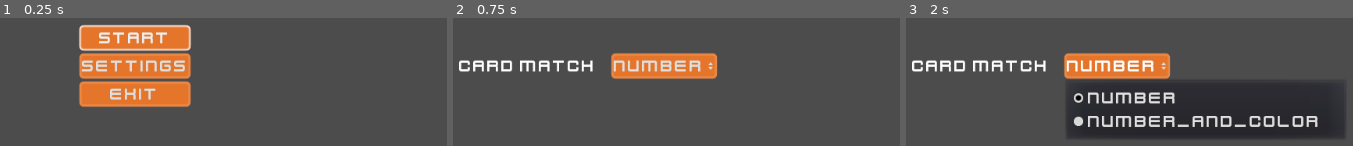
Above: before the commit, frames 1-3 (left to right).
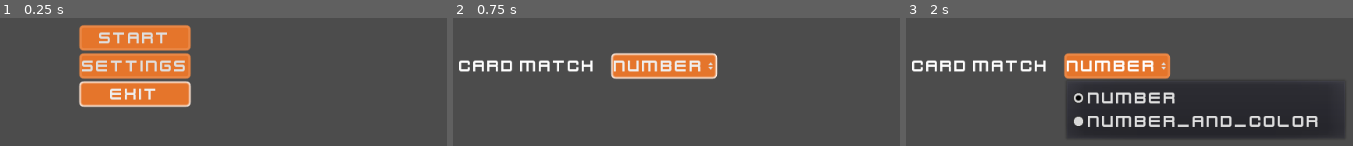
Above: after the commit, the same moments.

Repository: sakkaku-dev/memory-card
Game: Godot game, scene res://scenes/Game.tscn
Two runs of this game, one before a commit and one after it. Both use one fixed random seed, a clock stepped at 60 frames per second and the inputs below.
Inputs:
- Up to frame 1 (0.25 s): no input
- Up to frame 2 (0.75 s): click "Settings" at 0.5 s
- Up to frame 3 (2 s): click "NUMBER" at 1.25 s

The runs differ from the first frame. In frame 1, 1.9% of the frame differs, in the area x 17-43%, y 5-70%; in frame 2, 0.9%; in frame 3, nothing differs.

Commit message:
Add more sounds + fix initial focus sound (Close #4, #5)

Diff:
--- a/assets/poker-cards/PokerCard.gd
+++ b/assets/poker-cards/PokerCard.gd
@@ -13,6 +13,8 @@
 export var value: String setget set_value
 export var suit: String setget set_suit
 export var show_back = true setget set_show_back
+
+onready var turn_sound = $TurnSound
 
 func _ready():
 	update_card()
@@ -33,6 +35,8 @@
 func set_show_back(v: bool) -> void:
 	if show_back != v:
 		show_back = v
+		if not show_back:
+			turn_sound.play()
 		update_card()
 
 
--- a/assets/poker-cards/PokerCard.tscn
+++ b/assets/poker-cards/PokerCard.tscn
@@ -1,7 +1,8 @@
-[gd_scene load_steps=3 format=2]
+[gd_scene load_steps=4 format=2]
 
 [ext_resource path="res://assets/poker-cards/PokerCard.gd" type="Script" id=1]
 [ext_resource path="res://assets/poker-cards/card_back.png" type="Texture" id=2]
+[ext_resource path="res://assets/click1.wav" type="AudioStream" id=3]
 
 [node name="PokerCard" type="TextureButton"]
 texture_normal = ExtResource( 2 )
@@ -9,3 +10,6 @@
 __meta__ = {
 "_edit_use_anchors_": false
 }
+
+[node name="TurnSound" type="AudioStreamPlayer" parent="."]
+stream = ExtResource( 3 )
--- a/project.godot
+++ b/project.godot
@@ -82,6 +82,10 @@
 
 default_bus_layout=""
 
+[autoload]
+
+Global="*res://scripts/Global.gd"
+
 [editor_plugins]
 
 enabled=PoolStringArray(  )
--- a/scenes/Game.tscn
+++ b/scenes/Game.tscn
@@ -12,6 +12,7 @@
 [ext_resource path="res://scenes/CardMatchSelect.tscn" type="PackedScene" id=10]
 [ext_resource path="res://scripts/Settings.gd" type="Script" id=11]
 [ext_resource path="res://scenes/GameOver.gd" type="Script" id=12]
+[ext_resource path="res://assets/game_over.wav" type="AudioStream" id=13]
 
 [node name="Game" type="Node"]
 script = ExtResource( 2 )
@@ -49,6 +50,9 @@
 margin_right = 591.0
 margin_bottom = 313.0
 text = "Game Over"
+
+[node name="GameOverSound" type="AudioStreamPlayer" parent="MenuLayer/GameOver"]
+stream = ExtResource( 13 )
 
 [node name="MainMenu" type="MarginContainer" parent="MenuLayer"]
 visible = false
@@ -149,6 +153,7 @@
 margin_bottom = 600.0
 [connection signal="confirm" from="DialogLayer/DialogContainer/ExitConfirm" to="." method="exit_game"]
 [connection signal="back_to_menu" from="MenuLayer/GameOver" to="." method="_on_GameOver_back_to_menu"]
+[connection signal="visibility_changed" from="MenuLayer/GameOver" to="MenuLayer/GameOver" method="_on_GameOver_visibility_changed"]
 [connection signal="pressed" from="MenuLayer/MainMenu/CenterContainer/Menu/Start" to="." method="start_game"]
 [connection signal="pressed" from="MenuLayer/MainMenu/CenterContainer/Menu/Settings" to="MenuLayer/MainMenu/CenterContainer/SettingsMenu" method="show"]
 [connection signal="pressed" from="MenuLayer/MainMenu/CenterContainer/Menu/Exit" to="DialogLayer/DialogContainer/ExitConfirm" method="open"]
--- a/scenes/GameOver.gd
+++ b/scenes/GameOver.gd
@@ -2,6 +2,13 @@
 
 signal back_to_menu
 
+onready var sound = $GameOverSound
+
 func _gui_input(event):
 	if event.is_action("ui_accept"):
 		emit_signal("back_to_menu")
+
+
+func _on_GameOver_visibility_changed():
+	if visible:
+		sound.play()
--- a/scenes/MemoryCardGrid.gd
+++ b/scenes/MemoryCardGrid.gd
@@ -7,6 +7,7 @@
 
 onready var grid := $GridContainer
 onready var revealed_timer := $RevealedTimer
+onready var match_sound = $MatchSound
 
 var revealed_cards = []
 var card_matcher: CardMatcher
@@ -80,6 +81,7 @@
 
 func _on_RevealedTimer_timeout():
 	if card_matcher.match_cards(revealed_cards):
+		match_sound.play()
 		emit_signal("cards_matched")
 	else:
 		for c in revealed_cards:
--- a/scenes/MemoryCardGrid.tscn
+++ b/scenes/MemoryCardGrid.tscn
@@ -1,6 +1,7 @@
-[gd_scene load_steps=2 format=2]
+[gd_scene load_steps=3 format=2]
 
 [ext_resource path="res://scenes/MemoryCardGrid.gd" type="Script" id=1]
+[ext_resource path="res://assets/powerUp2.wav" type="AudioStream" id=2]
 
 [node name="MemoryCardGame" type="CenterContainer"]
 anchor_right = 1.0
@@ -20,4 +21,7 @@
 [node name="RevealedTimer" type="Timer" parent="."]
 wait_time = 0.5
 one_shot = true
+
+[node name="MatchSound" type="AudioStreamPlayer" parent="."]
+stream = ExtResource( 2 )
 [connection signal="timeout" from="RevealedTimer" to="." method="_on_RevealedTimer_timeout"]
--- a/scenes/ui/FocusTextureButton.gd
+++ b/scenes/ui/FocusTextureButton.gd
@@ -1,14 +1,24 @@
 extends TextureButton
 
 class_name FocusTextureButton
+
+var press_sound
 
 func _ready():
 	connect("focus_entered", self, "_on_focus")
 	connect("focus_exited", self, "_on_unfocus")
 	connect("mouse_entered", self, "grab_focus")
 
+	if has_node("PressSound"):
+		press_sound = get_node("PressSound")
+
 func _on_focus():
 	modulate = Color.gray
 
 func _on_unfocus():
 	modulate = Color.white
+
+
+func _on_FocusTextureButton_pressed():
+	if press_sound:
+		press_sound.play()
--- a/scenes/ui/FocusTextureButton.tscn
+++ b/scenes/ui/FocusTextureButton.tscn
@@ -1,7 +1,7 @@
 [gd_scene load_steps=3 format=2]
 
 [ext_resource path="res://scenes/ui/FocusTextureButton.gd" type="Script" id=1]
-[ext_resource path="res://scenes/ui/UISound.tscn" type="PackedScene" id=2]
+[ext_resource path="res://assets/rollover2.wav" type="AudioStream" id=3]
 
 [node name="FocusTextureButton" type="TextureButton"]
 margin_right = 40.0
@@ -11,4 +11,6 @@
 "_edit_use_anchors_": false
 }
 
-[node name="UISound" parent="." instance=ExtResource( 2 )]
+[node name="PressSound" type="AudioStreamPlayer" parent="."]
+stream = ExtResource( 3 )
+[connection signal="pressed" from="." to="." method="_on_FocusTextureButton_pressed"]
--- a/scenes/ui/Menu.gd
+++ b/scenes/ui/Menu.gd
@@ -10,6 +10,8 @@
 
 
 func _on_Menu_visibility_changed():
-	if visible and get_child_count() > 0:
-		var child: Node = get_child(0)
-		child.grab_focus()
+	if visible:
+		for child in get_children():
+			var ctrl = child as Control
+			if ctrl.focus_mode != FOCUS_NONE:
+				child.grab_focus()
--- a/scenes/ui/UIButton.gd
+++ b/scenes/ui/UIButton.gd
@@ -1,4 +1,10 @@
 extends Button
+
+onready var press_sound = $PressSound
 
 func _on_UIButton_mouse_entered():
 	grab_focus()
+
+
+func _on_UIButton_pressed():
+	press_sound.play()
--- a/scenes/ui/UIButton.tscn
+++ b/scenes/ui/UIButton.tscn
@@ -1,6 +1,6 @@
 [gd_scene load_steps=3 format=2]
 
-[ext_resource path="res://scenes/ui/UISound.tscn" type="PackedScene" id=1]
+[ext_resource path="res://assets/rollover2.wav" type="AudioStream" id=1]
 [ext_resource path="res://scenes/ui/UIButton.gd" type="Script" id=2]
 
 [node name="UIButton" type="Button"]
@@ -11,5 +11,7 @@
 "_edit_use_anchors_": false
 }
 
-[node name="UISound" parent="." instance=ExtResource( 1 )]
+[node name="PressSound" type="AudioStreamPlayer" parent="."]
+stream = ExtResource( 1 )
 [connection signal="mouse_entered" from="." to="." method="_on_UIButton_mouse_entered"]
+[connection signal="pressed" from="." to="." method="_on_UIButton_pressed"]
--- a/scenes/ui/UISound.gd
+++ /dev/null
@@ -1,6 +0,0 @@
-extends AudioStreamPlayer
-
-func _ready():
-	if get_parent() is Control:
-		var ctrl = get_parent() as Control
-		ctrl.connect("focus_entered", self, "play")
--- a/scenes/ui/UISound.tscn
+++ b/scenes/ui/UISound.tscn
@@ -1,8 +1,20 @@
 [gd_scene load_steps=3 format=2]
 
-[ext_resource path="res://addons/kenney_ui_audio/rollover2.wav" type="AudioStream" id=1]
-[ext_resource path="res://scenes/ui/UISound.gd" type="Script" id=2]
+[ext_resource path="res://assets/rollover2.wav" type="AudioStream" id=1]
+
+[sub_resource type="GDScript" id=1]
+script/source = "extends AudioStreamPlayer
+
+func _ready():
+	if get_parent() is Control:
+		var ctrl = get_parent() as Control
+		ctrl.connect(\"focus_entered\", self, \"_play_audio\")
+
+
+func _play_audio():
+	play()
+"
 
 [node name="UISound" type="AudioStreamPlayer"]
 stream = ExtResource( 1 )
-script = ExtResource( 2 )
+script = SubResource( 1 )
--- /dev/null
+++ b/scripts/Global.gd
@@ -0,0 +1,3 @@
+extends Node
+
+var ui_move = false
Not shown, removed: addons/kenney_ui_audio/LICENSE.txt
Not shown: 1 places in scenes/Game.tscn that only renumber resources
Not shown, removed: addons/kenney_ui_audio/click2.wav
Not shown, removed: addons/kenney_ui_audio/click3.wav
Not shown, removed: addons/kenney_ui_audio/click4.wav
Not shown, removed: addons/kenney_ui_audio/click5.wav
Not shown, added: assets/click1.wav
Not shown, added: assets/game_over.wav
Not shown, added: assets/powerUp2.wav
Not shown, added: assets/rollover2.wav
